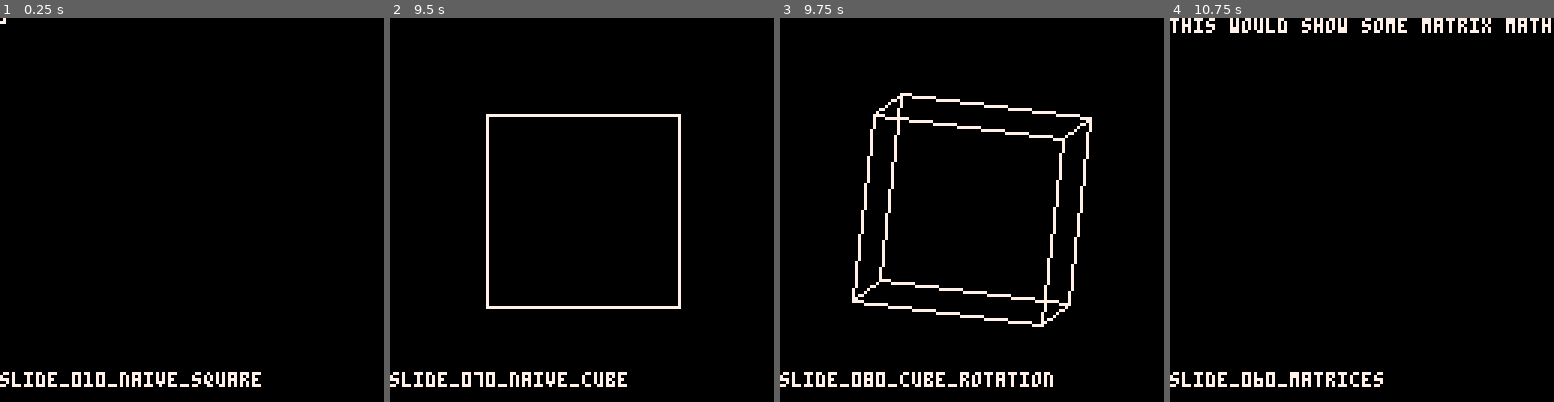
Above: before the commit, frames 1-4 (left to right).
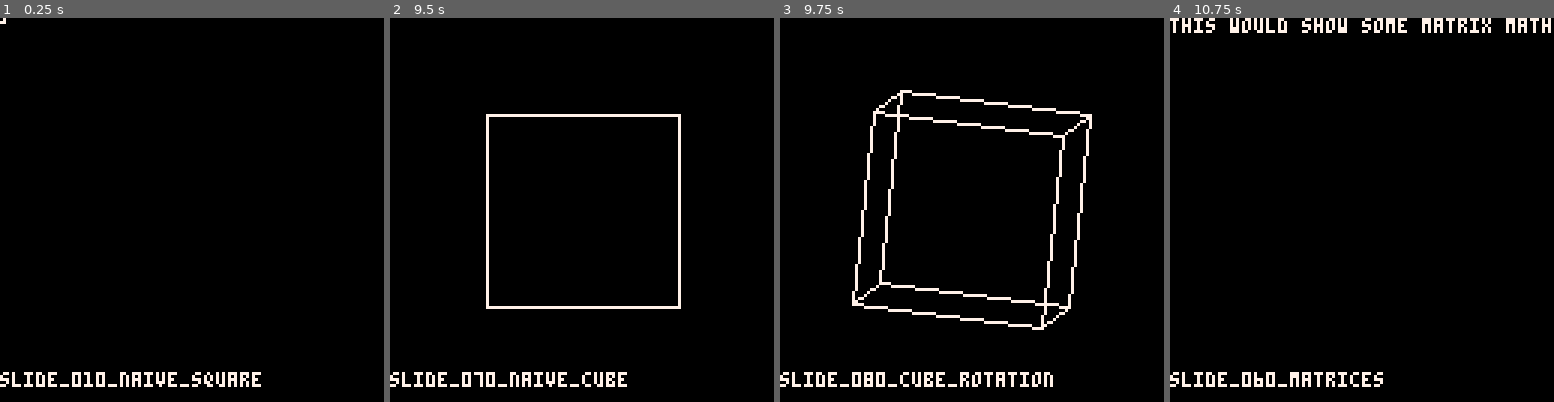
Above: after the commit, the same moments.

Repository: MiniMechMedia/pico8-games
Game: PICO-8 cartridge carts/graphics-with-pico8/game-template.p8
Same seed, same stepped clock (60 frames per second), same inputs: the game is played once before the commit and once after it.
Inputs:
- Up to frame 1 (0.25 s): no input
- Up to frame 2 (9.5 s): hold Right 1.6-2.1 s; hold Right 2.47-3.03 s; hold Left 3.08-3.58 s; hold Right 4.02-4.68 s; hold Left 5.08-5.68 s; hold Right 6.08-6.58 s; hold Right 6.63-7.13 s; hold Right 7.5-8.07 s; hold Left 8.12-8.62 s; hold Right from 9.05 s (still down)
- Up to frame 3 (9.75 s): release Right at 9.72 s
- Up to frame 4 (10.75 s): hold Left 10.12-10.72 s

Frames 1-2 are identical in both runs. In frame 3, 3.7% of the frame differs, in the area x 18-82%, y 18-82%; in frame 4, nothing differs.

Commit message:
ok we have a rotating cube

Diff:
--- a/carts/graphics-with-pico8/game-template.p8
+++ b/carts/graphics-with-pico8/game-template.p8
@@ -98,14 +98,21 @@
 
 vec = {1, 2, 3}
 
+-- TODO be smarter...
 function vecmul(matrix, vector)
+	vector = {vector.x, vector.y, vector.z}
     local result = {0, 0, 0}
     for i=1, #matrix do
         for j=1, #matrix[i] do
             result[i] = result[i] + matrix[i][j] * vector[j]
         end
     end
-    return result
+    -- return result
+	return {
+		x=result[1],
+		y=result[2],
+		z=result[3]
+	}
 end
 
 function matadd(mat1, mat2)
@@ -123,19 +130,6 @@
 
 
 function _init()
-
-	local matrix = {
-        {1, 2, 3},
-        {4, 5, 6},
-        {7, 8, 9}
-    }
-    local vector = {1, 2, 3}
-    local expected_result = {14, 32, 50}
-    local result = vecmul(matrix, vector)
-    for i=1, #result do
-        assert(result[i] == expected_result[i], "Test failed: element " .. i .. " is not correct")
-    end
-    print("Test passed: vecmul function works correctly")
 
 	cartdata('minimechmedia_graphics_with_pico8_v1')
 	slide_index = dget(0)
--- a/carts/graphics-with-pico8/slide_080_cube_rotation.lua
+++ b/carts/graphics-with-pico8/slide_080_cube_rotation.lua
@@ -61,15 +61,32 @@
         for face in all(obj.mesh) do
             for vertex in all(face) do
 
-                rot={x=time()/10, y=time()/10, z=time()/10}
+                -- rot={x=time()/10, y=time()/10, z=time()/10}
 
-                -- Incorporating rotation using Euler angles
-                temp_x = vertex.x * cos(rot.y) * cos(rot.z) - vertex.y * sin(rot.x) * sin(rot.y) * cos(rot.z) + vertex.y * cos(rot.x) * sin(rot.z) + vertex.z * sin(rot.x) * cos(rot.y) * cos(rot.z) + vertex.z * sin(rot.x) * sin(rot.z)
-                temp_y = vertex.x * cos(rot.y) * sin(rot.z) + vertex.y * sin(rot.x) * sin(rot.y) * sin(rot.z) - vertex.y * cos(rot.x) * cos(rot.z) + vertex.z * sin(rot.x) * cos(rot.y) * sin(rot.z) - vertex.z * sin(rot.x) * cos(rot.z)
-                temp_z = -vertex.x * sin(rot.y) + vertex.y * sin(rot.x) * cos(rot.y) + vertex.z * cos(rot.x) * cos(rot.y)
-                world_x = temp_x
-                world_y = temp_y
-                world_z = temp_z
+                alpha, beta, gamma = time()/10, time()/10, time()/10
+                yaw = {
+                    {cos(alpha), -sin(alpha), 0},
+                    {sin(alpha), cos(alpha), 0},
+                    {0, 0, 1}
+                }
+
+                pitch = {
+                    {cos(beta), 0, sin(beta)},
+                    {0, 1, 0},
+                    {-sin(beta), 0, cos(beta)}
+                }
+
+                roll = {
+                    {1, 0, 0},
+                    {0, cos(gamma), -sin(gamma)},
+                    {0, sin(gamma), cos(gamma)}
+                }
+
+                -- Multiply yaw by pitch, then the result by roll
+                local yaw_pitch = matmul(yaw, pitch)
+                local rotation_matrix = matmul(yaw_pitch, roll)
+                world_vec = vecmul(rotation_matrix, vertex)
+                world_x, world_y = world_vec.x, world_vec.y
 
                 screen_x = world_x * SCALE + OFFSET
                 screen_y = world_y * SCALE + OFFSET
